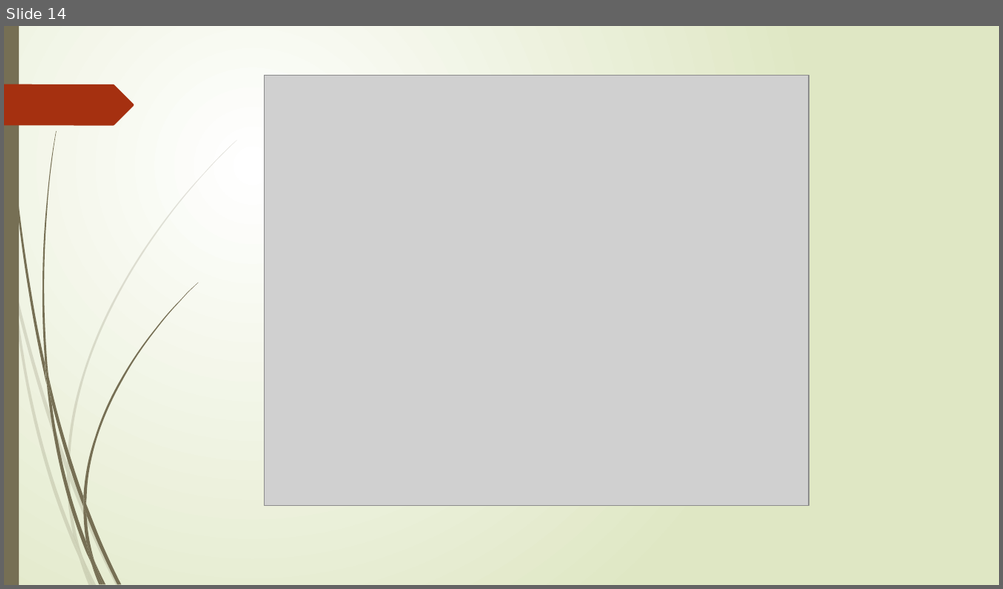
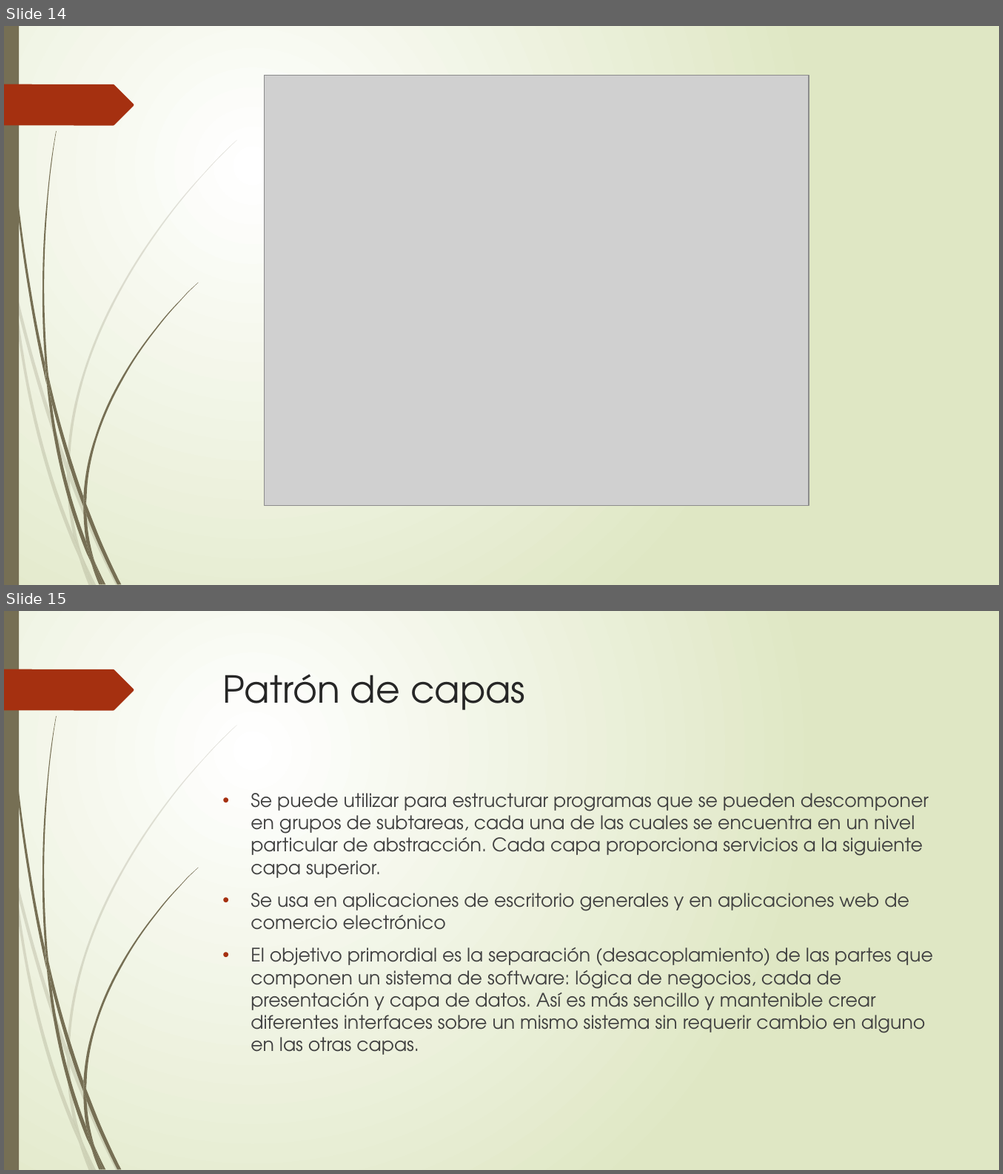
Before and after one commit to andreshiguitaperez/The-diVines, a slide deck: Documentos/RNF.pptx. Shown one above the other, each under a label of ours: slide 14 before the commit, slides 14 and 15 after it. The pictures are 1003x589 and 1003x1174 pixels, drawn with LibreOffice and Linux fonts; fonts in the diff are those of the drawing; grey boxes stand for pictures. Boxes give left, top, right and bottom in pixels: in the first picture for what was removed or moved away, otherwise in the second. Text is boxed around its words. In the diff, an @@ line names an element or a change of style, - is before the commit and + after.

Commit message:
Patron
Se organiza patrón de acuerdo al RNF que se profundiza

```diff
--- a/Documentos/RNF.pptx
+++ b/Documentos/RNF.pptx
@@ slide 15 added at <box>4,611,999,1170</box>, background gradient #FFFFFF to #DFE8C4; not listed: 24 template elements that a slide beside it also shows @@
@@ title added at <box>223,674,525,710</box>, 36 pt, text #262626 @@
+Patrón de capas
@@ text added at <box>250,793,933,1055</box>, 18 pt, text #404040 @@
+• Se puede utilizar para estructurar programas que se pueden descomponer en grupos de subtareas, cada una de las cuales se encuentra en un nivel particular de abstracción. Cada capa proporciona servicios a la siguiente capa superior.
+• Se usa en aplicaciones de escritorio generales y en aplicaciones web de comercio electrónico
+• El objetivo primordial es la separación (desacoplamiento) de las partes que componen un sistema de software: lógica de negocios, cada de presentación y capa de datos. Así es más sencillo y mantenible crear diferentes interfaces sobre un mismo sistema sin requerir cambio en alguno en las otras capas.
```
Also in this commit, not shown: 1 other slide added.
